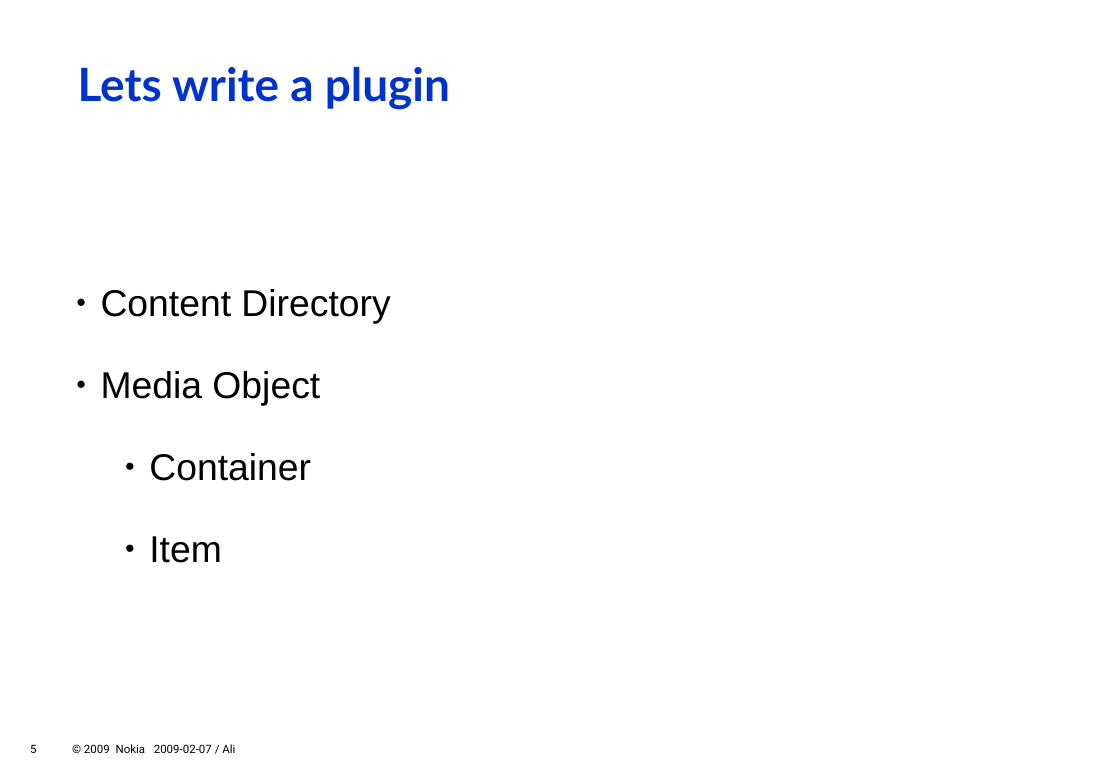
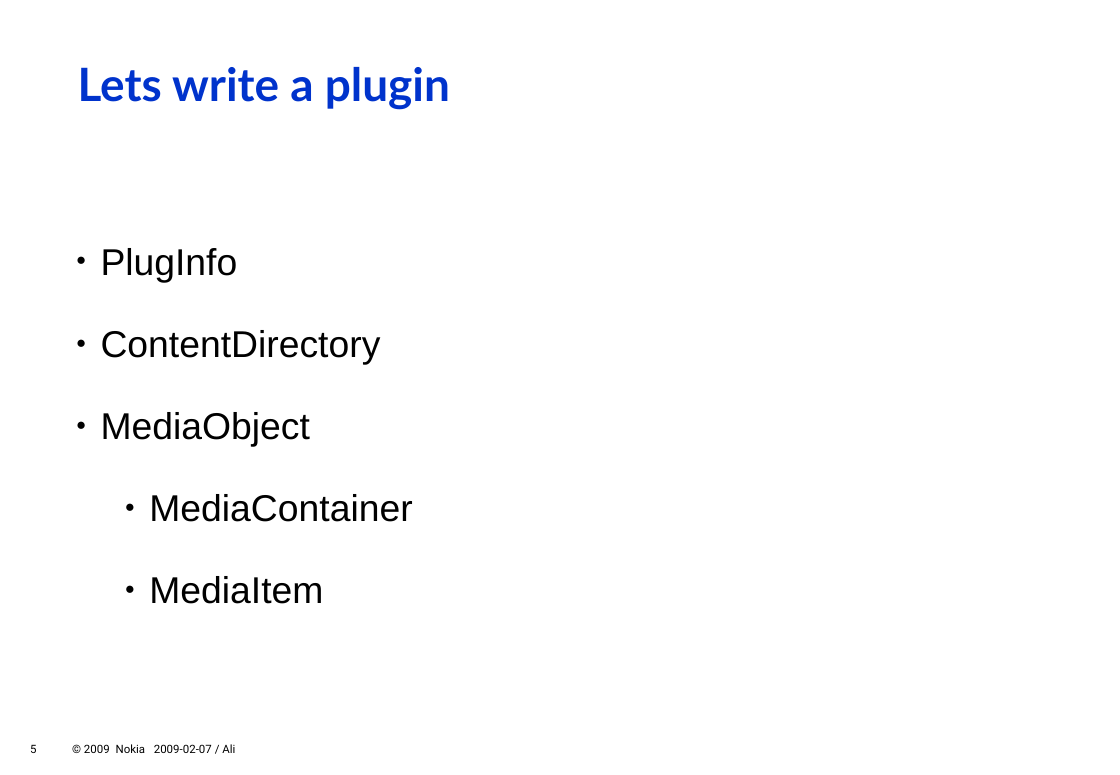
Before and after one commit to zeenix/rygel-presentation-2009, a slide deck: slide 5 of slides.odp. Drawn at 1120x775 pixels with LibreOffice and Linux fonts; fonts in the diff are those of the drawing; background and template pictures are left out. Boxes give left, top, right and bottom in pixels: in the first picture for what was removed or moved away, otherwise in the second. Text is boxed around its words. In the diff, an @@ line names an element or a change of style, - is before the commit and + after.

```diff
--- a/slides.odp
+++ b/slides.odp
@@ text at box(101, 248, 412, 604): text changed @@
-  ● Content Directory
-  ● Media Object
-      ● Container
-      ● Item
+  ● PlugInfo
+  ● ContentDirectory
+  ● MediaObject
+      ● MediaContainer
+      ● MediaItem
```
Also in this commit, not shown: 2 other slides changed.
